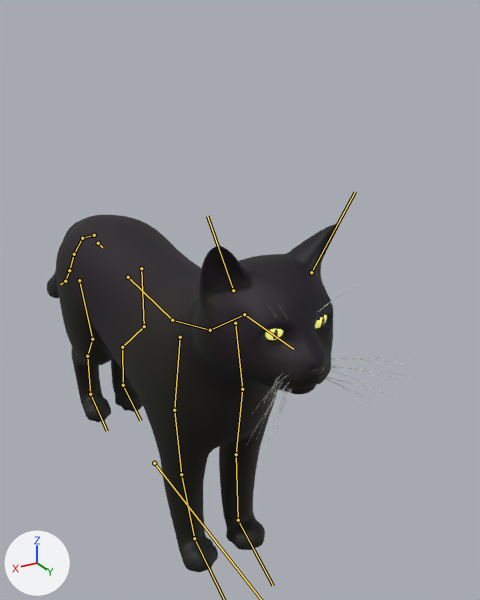
What one commit did to the glTF model lobby/cat.glb.
Rendered twice from a 50 mm camera at (0.256, 0.58, 0.505) aimed at (-0.093, -0.001, 0.215). Lighting does not change. The marker at lower left points along +X, +Y and +Z. The first picture is the older version. The bones that bend it are drawn over the model as lines.

In view in the first picture: 'Cat3DBody', 'Cat3DCornea_-1', 'Cat3DCornea_1', 'Cat3DLid_-1', 'Cat3DLid_1', 'Cat3DNose', 'Cat3DWhiskers'.
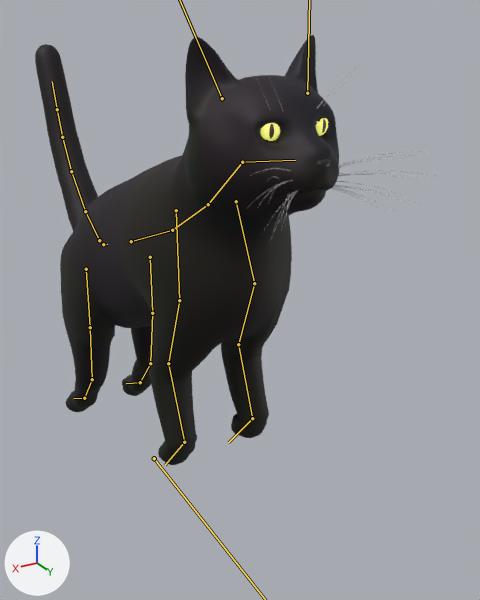
The newer file adds an action. The first version stands in its rest pose; the second is drawn at frame 4 of the action 'cat_jumpup'.

What differs and where, as boxes [x1, y1, x2, y2] in the pictures (480 x 600 px):
'Cat3DBody', posed (20% taller)
    before: [47, 215, 339, 572]
    after: [35, 35, 339, 465]
'Cat3DWhiskers', posed (11% wider)
    before: [246, 284, 420, 454]
    after: [247, 67, 441, 238]
'Cat3DCornea_1', posed
    before: [264, 328, 284, 340]
    after: [259, 123, 282, 141]
'Cat3DCornea_-1', posed (mostly hidden)
    before: [315, 314, 328, 328]
    after: [316, 118, 330, 135]
'Cat3DNose', posed (21% wider, 11% taller)
    before: [311, 367, 324, 375]
    after: [315, 159, 331, 168]
'Cat3DLid_1', posed (mostly hidden)
    before: [265, 327, 284, 342]
    after: [264, 120, 282, 143]
'Cat3DLid_-1', posed (mostly hidden)
    before: [315, 315, 324, 330]
    after: [316, 116, 327, 137]
bone 'hips', root to tip
    before: (98, 243) to (102, 247)
    after: (103, 244) to (107, 244)
bone 'spine1', root to tip
    before: (128, 277) to (172, 320)
    after: (131, 241) to (172, 230)
bone 'spine2', root to tip
    before: (172, 320) to (210, 330)
    after: (172, 230) to (208, 204)
bone 'neck', root to tip
    before: (210, 330) to (244, 314)
    after: (208, 204) to (242, 162)
bone 'head', root to tip
    before: (244, 314) to (293, 349)
    after: (242, 162) to (295, 160)
bone 'upperarm.L', root to tip
    before: (174, 410) to (181, 474)
    after: (179, 300) to (168, 363)
bone 'forearm.L', root to tip
    before: (181, 474) to (194, 538)
    after: (168, 363) to (184, 442)
bone 'upperarm.R', root to tip
    before: (242, 389) to (236, 454)
    after: (254, 283) to (238, 344)
bone 'forearm.R', root to tip
    before: (236, 454) to (238, 520)
    after: (238, 344) to (252, 418)
bone 'hand.R', root to tip
    before: (238, 520) to (273, 585)
    after: (252, 418) to (228, 442)
bone 'tail1', root to tip
    before: (94, 235) to (82, 238)
    after: (99, 240) to (85, 211)
bone 'tail2', root to tip
    before: (82, 238) to (74, 254)
    after: (85, 211) to (71, 171)
bone 'tail3', root to tip
    before: (74, 254) to (69, 270)
    after: (71, 171) to (62, 137)
bone 'tail4', root to tip
    before: (69, 270) to (65, 281)
    after: (62, 137) to (57, 109)
bone 'tail5', root to tip
    before: (65, 281) to (60, 284)
    after: (57, 109) to (52, 81)
bone 'thigh.L', root to tip
    before: (79, 280) to (92, 339)
    after: (86, 269) to (90, 327)
bone 'shin.L', root to tip
    before: (92, 339) to (87, 356)
    after: (90, 327) to (92, 379)
bone 'foot.L', root to tip
    before: (87, 356) to (90, 394)
    after: (92, 379) to (84, 398)
bone 'toe.L', root to tip
    before: (90, 394) to (107, 431)
    after: (84, 398) to (73, 398)
bone 'thigh.R', root to tip
    before: (141, 268) to (144, 326)
    after: (150, 257) to (152, 313)
bone 'shin.R', root to tip
    before: (144, 326) to (122, 347)
    after: (152, 313) to (150, 363)
bone 'foot.R', root to tip
    before: (122, 347) to (123, 385)
    after: (150, 363) to (140, 382)
bone 'toe.R', root to tip
    before: (123, 385) to (140, 420)
    after: (140, 382) to (126, 383)

The change in detail:
Bone 'root' (bone_root) moves from (0.0, 0.0, 0.0) to (0.0, 0.0, 0.007).
Bone 'hips' (bone_hips) moves from (0.0, 0.0, 0.0) to (0.0, 0.02, 0.0).
Bone 'hips' (bone_hips) turns from (0, 0, 0) to (26, 0, 0) degrees about its own x, y and z.
Bone 'spine1' (bone_spine1) turns from (0, 0, 0) to (-1, 0, 0) degrees about its own x, y and z.
Bone 'spine2' (bone_spine2) turns from (0, 0, 0) to (-10, 0, 0) degrees about its own x, y and z.
Bone 'neck' (bone_neck) turns from (0, 0, 0) to (-8, 0, 0) degrees about its own x, y and z.
Bone 'head' (bone_head) turns from (0, 0, 0) to (6, 0, 0) degrees about its own x, y and z.
Bone 'ear.L' (bone_ear_l) turns from (0, 0, 0) to (22, 0, 0) degrees about its own x, y and z.
Bone 'ear.R' (bone_ear_r) turns from (0, 0, 0) to (22, 0, 0) degrees about its own x, y and z.
Bone 'upperarm.L' (bone_upperarm_l) turns from (0, 0, 0) to (-34, 0, -1) degrees about its own x, y and z.
Bone 'forearm.L' (bone_forearm_l) turns from (0, 0, 0) to (29, 1, -3) degrees about its own x, y and z.
Bone 'hand.L' (bone_hand_l) turns from (0, 0, 0) to (-116, 6, 4) degrees about its own x, y and z.
Bone 'upperarm.R' (bone_upperarm_r) turns from (0, 0, 0) to (-34, 0, 1) degrees about its own x, y and z.
Bone 'forearm.R' (bone_forearm_r) turns from (0, 0, 0) to (29, -1, 3) degrees about its own x, y and z.
Bone 'hand.R' (bone_hand_r) turns from (0, 0, 0) to (-116, -6, -4) degrees about its own x, y and z.
Bone 'tail1' (bone_tail1) turns from (0, 0, 0) to (-76, 0, 0) degrees about its own x, y and z.
Bone 'tail2' (bone_tail2) turns from (0, 0, 0) to (-34, 0, 0) degrees about its own x, y and z.
Bone 'tail3' (bone_tail3) turns from (0, 0, 0) to (-23, 0, 0) degrees about its own x, y and z.
Bone 'tail4' (bone_tail4) turns from (0, 0, 0) to (-7, 0, 0) degrees about its own x, y and z.
Bone 'tail5' (bone_tail5) turns from (0, 0, 0) to (12, 0, 0) degrees about its own x, y and z.
Bone 'thigh.L' (bone_thigh_l) turns from (0, 0, 0) to (-37, -1, -2) degrees about its own x, y and z.
Bone 'shin.L' (bone_shin_l) turns from (0, 0, 0) to (46, 5, -11) degrees about its own x, y and z.
Bone 'foot.L' (bone_foot_l) turns from (0, 0, 0) to (-70, 3, 4) degrees about its own x, y and z.
Bone 'toe.L' (bone_toe_l) turns from (0, 0, 0) to (-95, -1, -1) degrees about its own x, y and z.
Bone 'thigh.R' (bone_thigh_r) turns from (0, 0, 0) to (-37, 1, 2) degrees about its own x, y and z.
Bone 'shin.R' (bone_shin_r) turns from (0, 0, 0) to (46, -5, 11) degrees about its own x, y and z.
Bone 'foot.R' (bone_foot_r) turns from (0, 0, 0) to (-70, -3, -4) degrees about its own x, y and z.
Bone 'toe.R' (bone_toe_r) turns from (0, 0, 0) to (-95, 1, 1) degrees about its own x, y and z.
